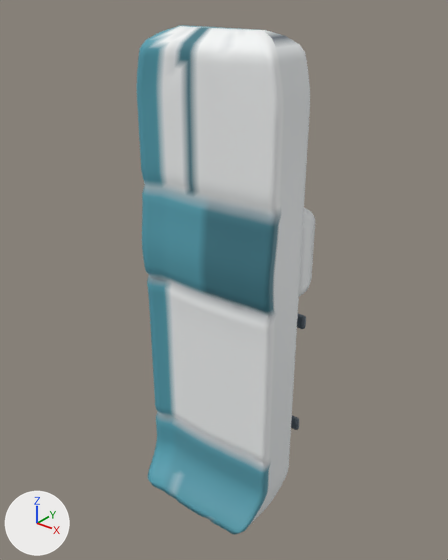
One commit to the glTF model assets/gear/goalie_pad_right.glb: the scene before it, then after it.
Before and after are seen from a 50 mm lens placed at (0.618, -0.773, 0.505), pointed at (-0.004, 0.005, 0.022). Arrows for +X, +Y and +Z are at lower left; the lights stay in place. The picture after the commit comes second. Where no turn or scale is listed for an object, it has been applied to the vertices.

The older version as bpy lines, for what is in view:
```python
me_mesh_0 = bpy.data.meshes.new('Mesh_0')
me_mesh_0.from_pydata(...)  # 5618 vertices, 11216 faces; spans x -0.138..0.138, y -0.114..0.13, z -0.44..0.44
me_mesh_0.materials.append(mat_material_0)
ob_goalie_pad_right2 = bpy.data.objects.new('goalie_pad_right2', me_mesh_0)
ob_goalie_pad_right2.location = (0.0, 0.0, 0.0)
```
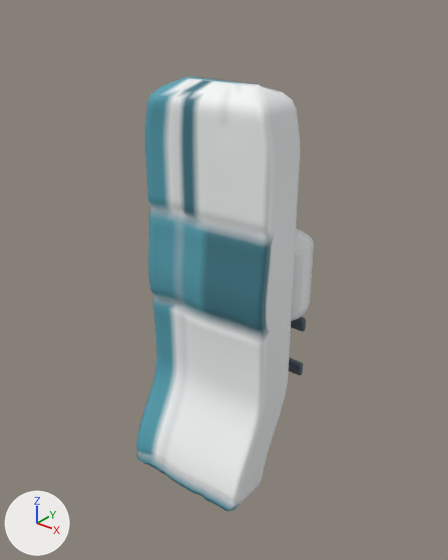
Where the change shows, as pixel boxes [x1, y1, x2, y2] in the pictures (448 x 560 px; the box of a moved part takes in the faces that stretch with it):
'goalie_pad_right2', reshaped (15% shorter): before [137, 25, 315, 534]; after [136, 77, 314, 511]
part 1 of me_mesh_0, moved or reshaped: before [299, 208, 315, 296]; after [291, 229, 314, 321]
part 2 of me_mesh_0, moved or reshaped: before [297, 313, 306, 329]; after [288, 358, 303, 375]
part 3 of me_mesh_0, moved or reshaped: before [291, 415, 299, 430]; after [291, 317, 306, 332]
part 4 of me_mesh_0, rebuilt (15% shorter): before [137, 25, 310, 534]; after [136, 77, 300, 511]

What the commit changed:
me_mesh_0 is used by ob_goalie_pad_right2; location (0.0, 0.0, 0.0).
me_mesh_0 had 5618 vertices, 11216 faces and spanned x -0.138..0.138, y -0.114..0.13, z -0.44..0.44.
me_mesh_0 now has 4938 vertices, 9856 faces and spans x -0.131..0.125, y -0.141..0.13, z -0.365..0.365.
me_mesh_0 part 1: the loose piece of 282 vertices spanning x -0.005..0.115, y 0.04..0.13, z -0.015..0.155 is moved by (0.0, 0.0, -0.045).
me_mesh_0 part 2: the loose piece of 282 vertices spanning x -0.1..0.1, y 0.114..0.126, z -0.094..-0.066 is moved by (0.0, 0.0, -0.105).
me_mesh_0 part 3: the loose piece of 282 vertices spanning x -0.1..0.1, y 0.114..0.126, z -0.334..-0.306 is moved by (0.0, 0.0, 0.235).
me_mesh_0 part 4: the loose piece of 4490 vertices spanning x -0.138..0.138, y -0.114..0.04, z -0.44..0.44 is rebuilt with 3810 vertices and now spans x -0.125..0.125, y -0.141..0.04, z -0.365..0.365.
Other edits to the shape of me_mesh_0 do not show in these pictures.
